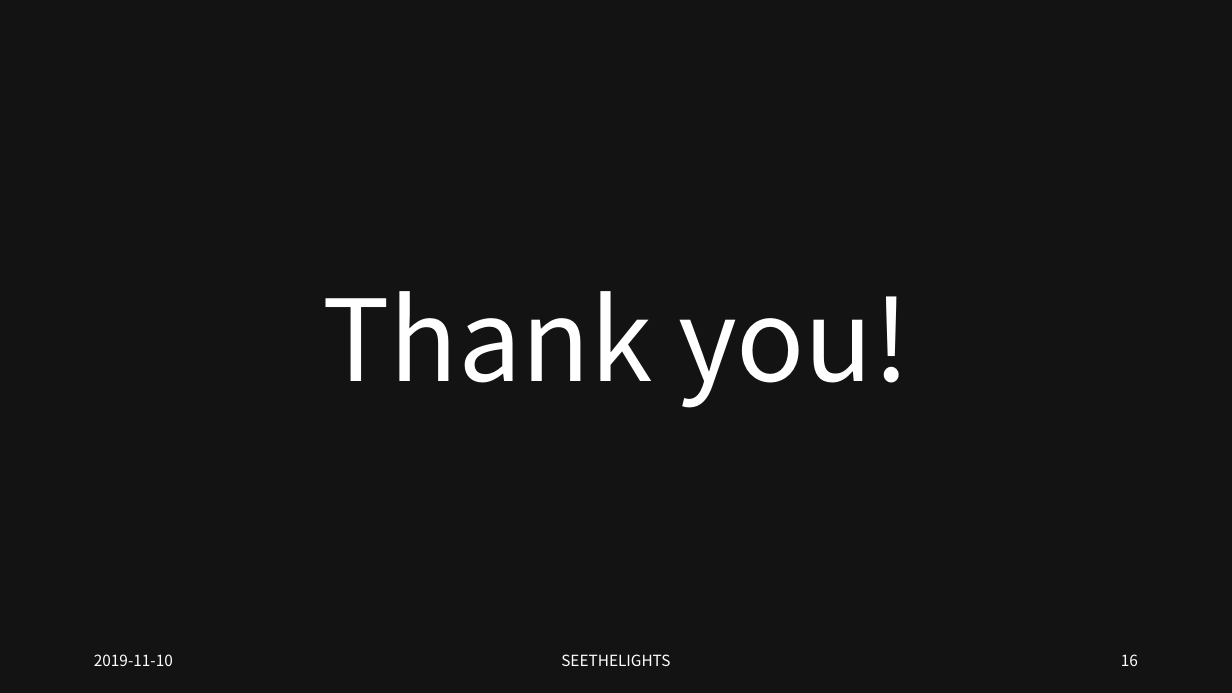
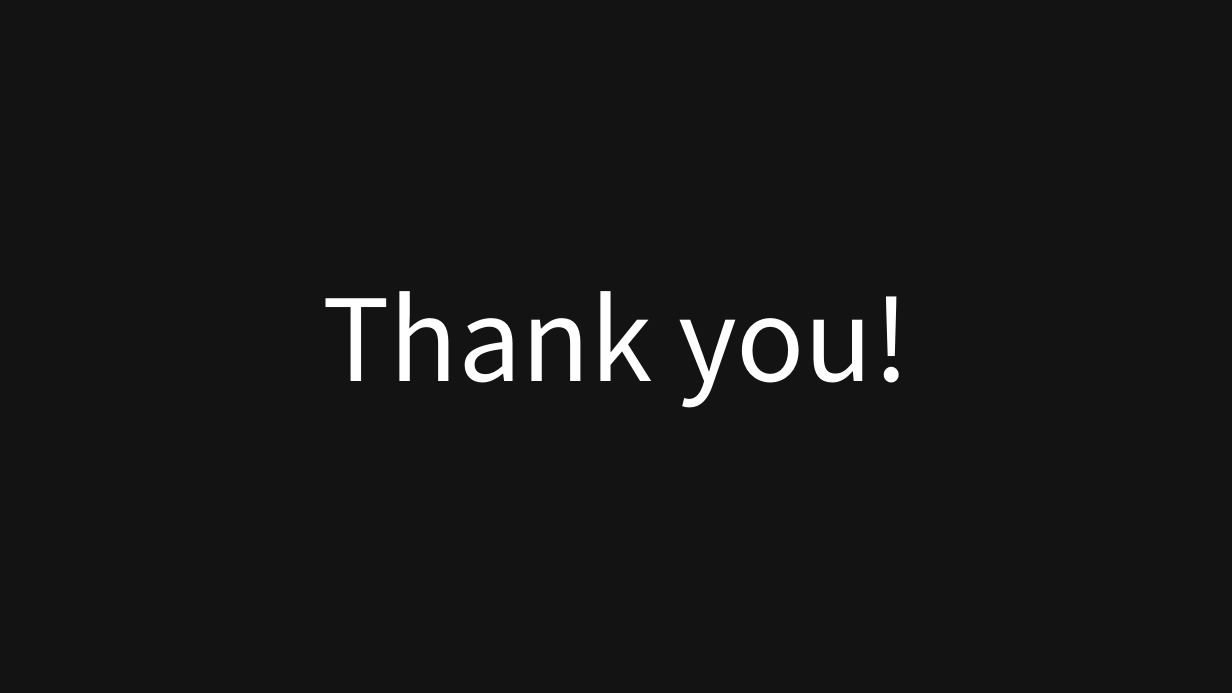
Before and after one commit to SEETHELGIHT/CapstonePlanning, a slide deck: slide 16 of doc/GPU-Accelerated_Ray_Tracing.pptx. Drawn at 1232x693 pixels with LibreOffice and Linux fonts; fonts in the diff are those of the drawing. Boxes give left, top, right and bottom in pixels: in the first picture for what was removed or moved away, otherwise in the second. Text is boxed around its words. In the diff, an @@ line names an element or a change of style, - is before the commit and + after.

```diff
--- a/doc/GPU-Accelerated_Ray_Tracing.pptx
+++ b/doc/GPU-Accelerated_Ray_Tracing.pptx
@@ text removed at [94, 654, 173, 666] @@
-2019-11-10
@@ text removed at [561, 654, 670, 666] @@
-SEETHELIGHTS
@@ page number removed at [1121, 654, 1138, 666] @@
-16
```
Also in this commit, not shown: 1 slide added, 1 slide removed.
